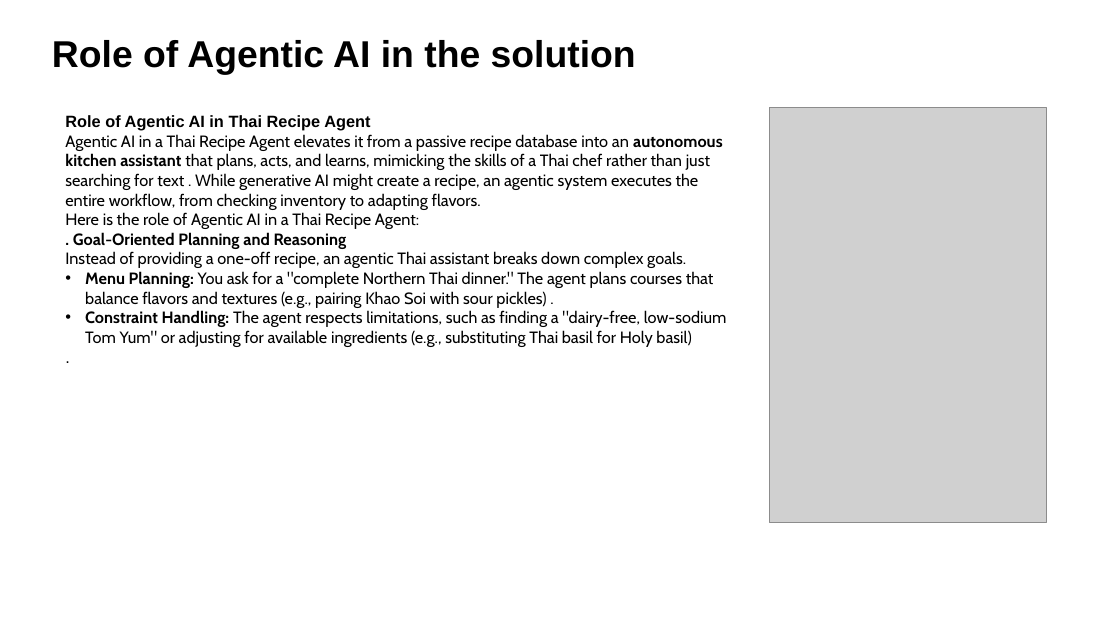
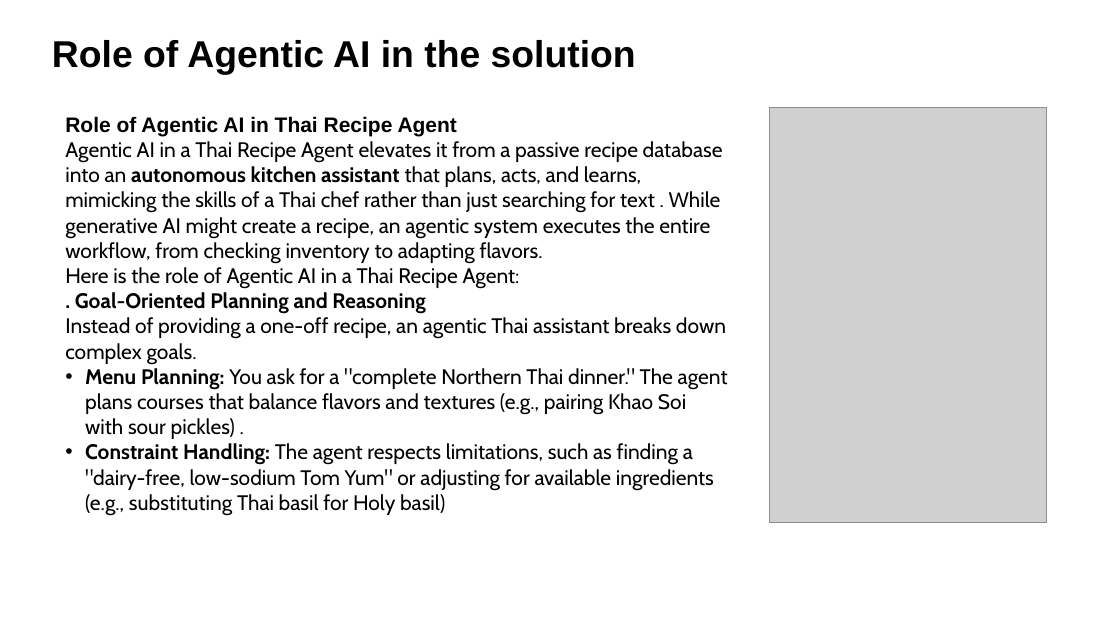
Before and after one commit to nitintripathi79/SRMIST_ThaiRecipe_NitinTripathi, a slide deck: slide 9 of Nitin Tripathi Project Submission.pptx. Drawn at 1120x630 pixels with LibreOffice and Linux fonts; fonts in the diff are those of the drawing; grey boxes stand for pictures. Boxes give left, top, right and bottom in pixels: in the first picture for what was removed or moved away, otherwise in the second. Text is boxed around its words. In the diff, an @@ line names an element or a change of style, - is before the commit and + after.

```diff
--- a/Nitin Tripathi Project Submission.pptx
+++ b/Nitin Tripathi Project Submission.pptx
@@ text at (65, 116, 728, 516): paragraph removed @@
-.
@@ text "Role of Agentic AI in ..." at (65, 116, 728, 516): size 14 to 18 pt @@
```
Also in this commit, not shown: 3 other slides changed, 1 slide added, 1 slide removed.
